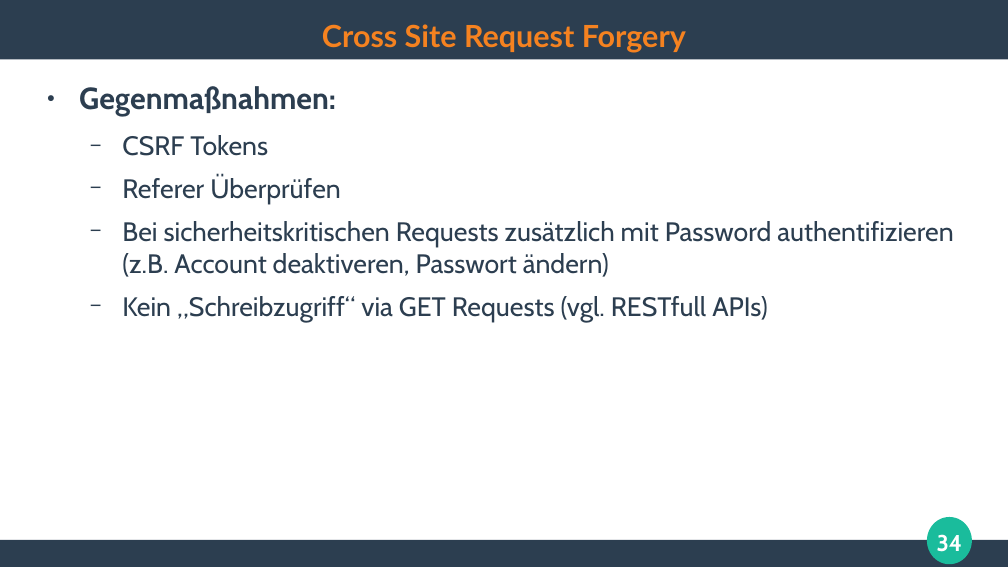
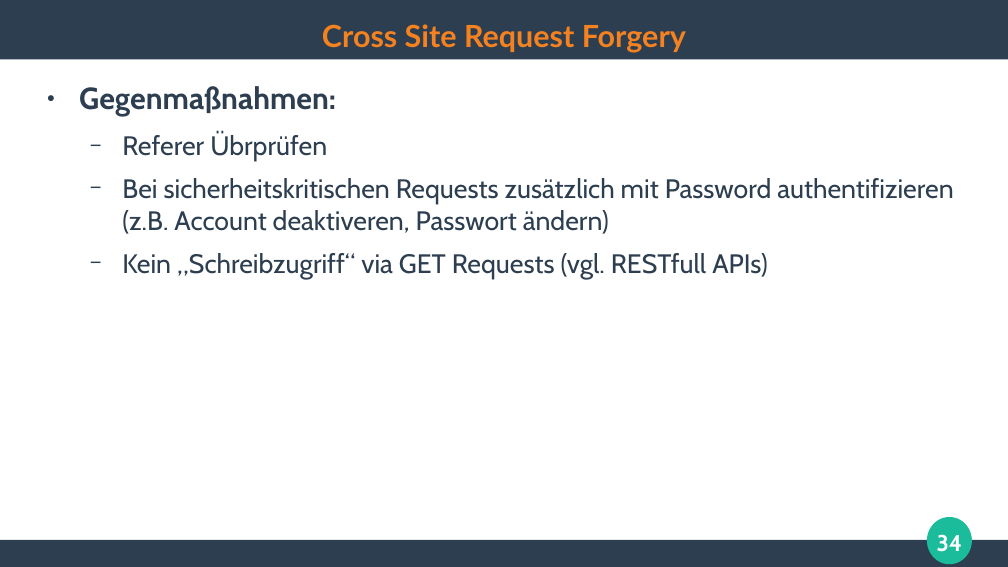
Before and after one commit to ghandmann/HS-AlbSig-WebAnwendungen2, a slide deck: slide 34 of Kapitel/06_WebSecurity.odp. Drawn at 1008x567 pixels with LibreOffice and Linux fonts; fonts in the diff are those of the drawing. Boxes give left, top, right and bottom in pixels: in the first picture for what was removed or moved away, otherwise in the second. Text is boxed around its words. In the diff, an @@ line names an element or a change of style, - is before the commit and + after.

```diff
--- a/Kapitel/06_WebSecurity.odp
+++ b/Kapitel/06_WebSecurity.odp
@@ text at (122, 133, 327, 161): text changed @@
-  − CSRF Tokens
-  − Referer Überprüfen
+  − Referer Übrprüfen
```
Also in this commit, not shown: 2 other slides changed.
